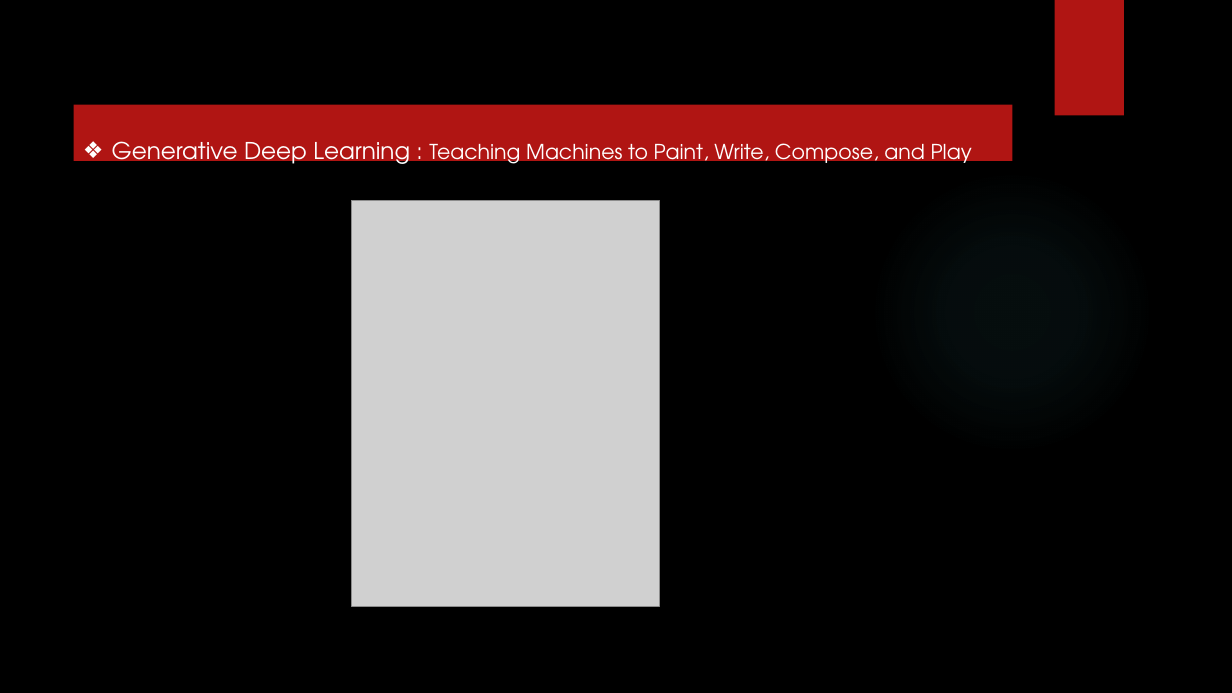
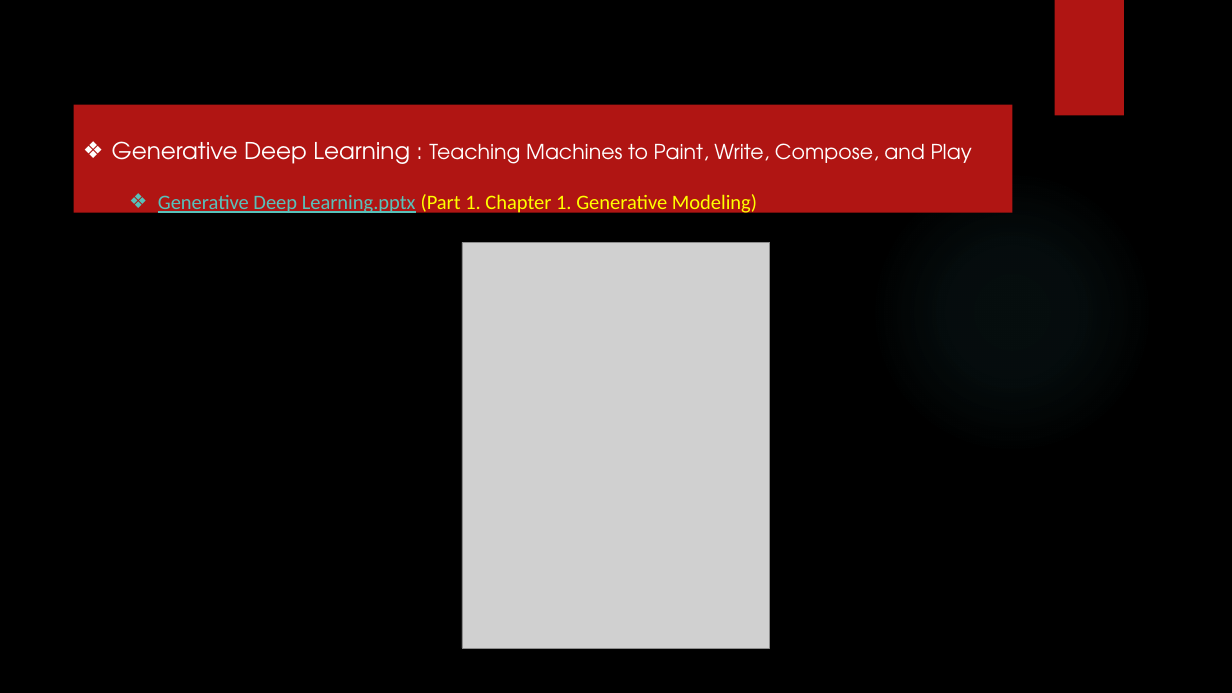
Before and after one commit to ancestor9/2026_Fall_AI-Literacy, a slide deck: slide 28 of AI Literacy.pptx. Drawn at 1232x693 pixels with LibreOffice and Linux fonts; fonts in the diff are those of the drawing; grey boxes stand for pictures; background and template pictures are left out. Boxes give left, top, right and bottom in pixels: in the first picture for what was removed or moved away, otherwise in the second. Text is boxed around its words. In the diff, an @@ line names an element or a change of style, - is before the commit and + after.

```diff
--- a/AI Literacy.pptx
+++ b/AI Literacy.pptx
@@ rectangle "Generative Deep Learning : Teaching ...": place and size @@
-rectangle "Generative Deep Learning : Teaching ..." at [74,104,1013,161]
+rectangle "Generative Deep Learning : Teaching ..." at [74,104,1013,213]
@@ text in rectangle at [158,194,757,215]: paragraph added @@
+  ❖ Generative Deep Learning.pptx (Part 1. Chapter 1. Generative Modeling)
@@ picture: place and size @@
-picture at [351,201,659,606]
+picture at [462,242,770,648]
```
